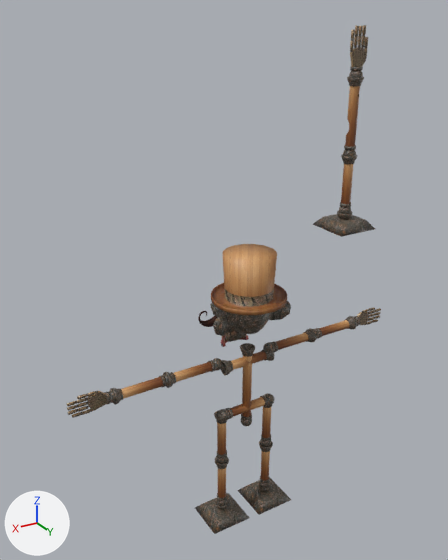
Renders of the Blender file Animação/Resources/models/arm.blend from each side of a commit.
One viewpoint serves both versions: a 50 mm camera at (20.6, 29.5, 27.5) aimed at (2.8, -0.3, 12.6). Arrows for +X, +Y and +Z are at lower left; the lights stay in place.
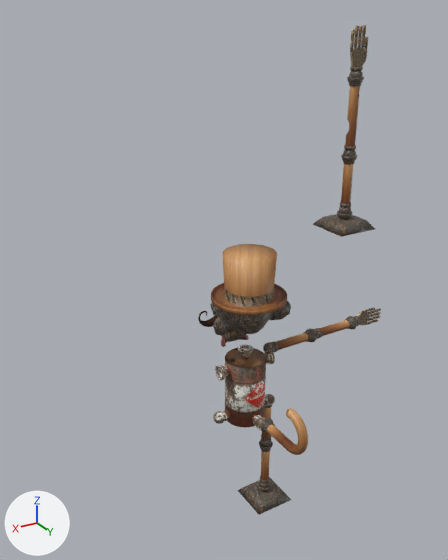
Changed parts and their boxes (x1, y1, x2, y2) in the pictures (448 x 560 px; the box of a moved part takes in the faces that stretch with it):
'Sphere.015', reshaped, moved (11% wider)
    before: (218, 343, 274, 426)
    after: (213, 345, 275, 430)
'Sphere.016', reshaped, moved, turned
    before: (110, 374, 169, 405)
    after: (261, 408, 308, 455)
'Sphere.031', deleted
    before: (195, 493, 250, 534)
'Sphere.029', deleted (brown)
    before: (163, 358, 223, 388)
'Sphere.033', deleted (brown)
    before: (214, 410, 228, 464)
'Sphere.030', deleted
    before: (215, 458, 229, 506)
'Sphere.028', deleted
    before: (87, 390, 116, 411)
part 1 of me_sphere_053, moved or reshaped
    before: (118, 388, 123, 400)
    after: (265, 422, 275, 433)
part 2 of me_sphere_053, added (brown)
    after: (267, 408, 308, 455)
part 3 of me_sphere_053, added
    after: (261, 418, 274, 432)
part 4 of me_sphere_053, deleted
    before: (110, 388, 121, 405)
part 5 of me_sphere_053, deleted
    before: (159, 375, 166, 387)
part 6 of me_sphere_053, deleted (brown)
    before: (121, 377, 163, 399)
part 7 of me_sphere_001, added (brown)
    after: (225, 348, 266, 427)
part 8 of me_sphere_001, added
    after: (265, 394, 275, 405)
part 9 of me_sphere_001, added
    after: (255, 417, 265, 430)
part 10 of me_sphere_001, moved or reshaped
    before: (241, 413, 252, 420)
    after: (252, 415, 263, 426)
part 11 of me_sphere_001, deleted
    before: (241, 418, 252, 426)
part 12 of me_sphere_001, moved or reshaped
    before: (221, 346, 274, 376)
    after: (215, 350, 275, 381)
part 13 of me_sphere_001, cut back
    before: (218, 356, 274, 421)
    after: (213, 396, 268, 424)
part 14 of me_sphere_001, recoloured
    before: (240, 343, 255, 357)
    after: (238, 345, 253, 358)

Patch to the scene script:
```diff
--- a/Animação/Resources/models/arm.blend.py
+++ b/Animação/Resources/models/arm.blend.py
@@ mat_flammable_jpg @@
+mat_flammable_jpg = principled_material('flammable.jpg')
+mat_flammable_jpg.texture = img_flammable_jpg
@@ me_sphere_053 @@
 # used by ob_sphere_016; location = (6.67, -0.45, 6.77); rotation_euler = (0.0, 4.712, 0.0), in degrees (0, 270, 0); scale = (0.397, 0.397, 0.397)
-me_sphere_053.from_pydata(...)  # 1291 vertices, 1333 faces; spans x -1.27..1.25, y -1.25..1.26, z -9.07..1.0
-me_sphere_053.materials.append(mat_wooden_png_001)  # picture img_wooden_png_001
+me_sphere_053.from_pydata(...)  # 1417 vertices, 1467 faces; spans x -1.27..1.25, y -1.25..6.78, z 0.25..10.57
+# me_sphere_053 part 1: the loose piece of 96 vertices spanning x -0.91..0.91, y -0.91..0.91, z -8.32..-7.81 is moved by (0.0, 0.0, 9.33), in mat_wooden_png_002 (picture img_wooden_png_002)
+# me_sphere_053 part 2: a new loose piece of 769 vertices spanning x -0.76..0.76, y -0.76..6.78, z 1.51..10.57, in mat_wooden_png_002 (picture img_wooden_png_002)
+# me_sphere_053 part 3: a new loose piece of 552 vertices spanning x -1.27..1.25, y -1.25..1.26, z 0.25..1.51, in mat_wooden_png_002 (picture img_wooden_png_002)
+# me_sphere_053 part 4: the loose piece of 552 vertices spanning x -1.27..1.25, y -1.25..1.26, z -9.07..-7.82 is deleted
+# me_sphere_053 part 5: the loose piece of 97 vertices spanning x -0.91..0.91, y -0.91..0.91, z -1.26..-0.76 is deleted
+# me_sphere_053 part 6: the loose piece of 64 vertices spanning x -0.76..0.76, y -0.76..0.76, z -7.81..-1.26 is deleted
+me_sphere_053.materials.append(mat_wooden_png_002)  # picture img_wooden_png_002
@@ me_sphere_001 @@
 # used by ob_sphere_015; location = (1.14, 0.0, 4.06); rotation_euler = (0.0, 3.142, 0.0), in degrees (0, 180, 0); scale = (0.397, 0.397, 0.397)
-me_sphere_001.from_pydata(...)  # 3873 vertices, 3999 faces; spans x -5.5..5.5, y -1.3..1.3, z -9.1..6.3
+me_sphere_001.from_pydata(...)  # 4131 vertices, 4191 faces; spans x -6.0..6.0, y -3.4..6.0, z -9.1..4.0
+# me_sphere_001 part 7: a new loose piece, a 32-sided cylinder along z spanning x -3.4..3.4, y -3.4..3.4, z -7.4..4.0, in mat_flammable_jpg (picture img_flammable_jpg)
+# me_sphere_001 part 8: a new loose piece, a UV sphere (32 segments, 16 rings, poles along x) spanning x 4.0..6.0, y -1.0..1.0, z 1.6..3.6, in mat_flammable_jpg (picture img_flammable_jpg)
+# me_sphere_001 part 9: a new loose piece, a UV sphere (32 segments, 16 rings, poles along y) spanning x -1.0..1.0, y 4.0..6.0, z 1.6..3.6, in mat_flammable_jpg (picture img_flammable_jpg)
+# me_sphere_001 part 10: the loose piece of 97 vertices spanning x -0.9..0.9, y -0.9..0.9, z 4.1..4.6 is multiplied about its middle by the matrix ((0.0, -1.0, 0.0), (0.0, 0.0, 1.0), (-1.0, 0.0, 0.0)), then moved by (0.0, 4.0, -1.8), in mat_flammable_jpg (picture img_flammable_jpg)
+# me_sphere_001 part 11: the loose piece of 482 vertices spanning x -1.0..1.0, y -1.0..1.0, z 4.3..6.3 is deleted
+# me_sphere_001 part 12: 10 vertices moved within x -4.4..4.4, y -1.0..1.0, z -6.4..-5.8; 1328 vertices removed from x -4.5..4.5, y -1.3..1.3, z -7.8..-5.3; 1328 vertices added at x -5.1..5.1, y -1.3..1.3, z -7.3..-4.8
+# me_sphere_001 part 13: 24 vertices moved within x -4.7..4.3, y -0.9..0.9, z 1.7..3.5; 1128 vertices removed from x -5.5..5.5, y -1.0..1.0, z 1.6..4.1; 550 vertices added at x -6.0..4.3, y -1.0..1.0, z 1.6..3.6
+# me_sphere_001 part 14: 693 faces spanning x -1.3..1.2, y -1.3..1.3, z -9.1..-7.8 switch from mat_wooden_png_001 (picture img_wooden_png_001) to mat_flammable_jpg (picture img_flammable_jpg)
@@ ob_sphere_016 @@
 ob_sphere_016 = bpy.data.objects.new('Sphere.016', me_sphere_053)
-ob_sphere_016.location = (6.67, -0.45, 6.77)
-ob_sphere_016.rotation_euler = (0.0, 4.712, 0.0)  # degrees (0, 270, 0)
+ob_sphere_016.location = (1.04, 2.09, 2.95)
+ob_sphere_016.rotation_euler = (-1.571, 3.142, 0.0)  # degrees (-90, 180, 0)
 ob_sphere_016.scale = (0.397, 0.397, 0.397)
@@ ob_sphere_033 @@
-ob_sphere_033 = bpy.data.objects.new('Sphere.033', me_sphere_052)
@@ ob_sphere_031 @@
-ob_sphere_031 = bpy.data.objects.new('Sphere.031', me_sphere_033)
@@ ob_sphere_030 @@
-ob_sphere_030 = bpy.data.objects.new('Sphere.030', me_sphere_032)
@@ ob_sphere_029 @@
-ob_sphere_029 = bpy.data.objects.new('Sphere.029', me_sphere_031)
@@ ob_sphere_028 @@
-ob_sphere_028 = bpy.data.objects.new('Sphere.028', me_sphere_030)
@@ ob_sphere_015 @@
 ob_sphere_015 = bpy.data.objects.new('Sphere.015', me_sphere_001)
-ob_sphere_015.location = (1.14, 0.0, 4.06)
+ob_sphere_015.location = (1.29, 0.0, 4.0)
 ob_sphere_015.rotation_euler = (0.0, 3.142, 0.0)  # degrees (0, 180, 0)
```
